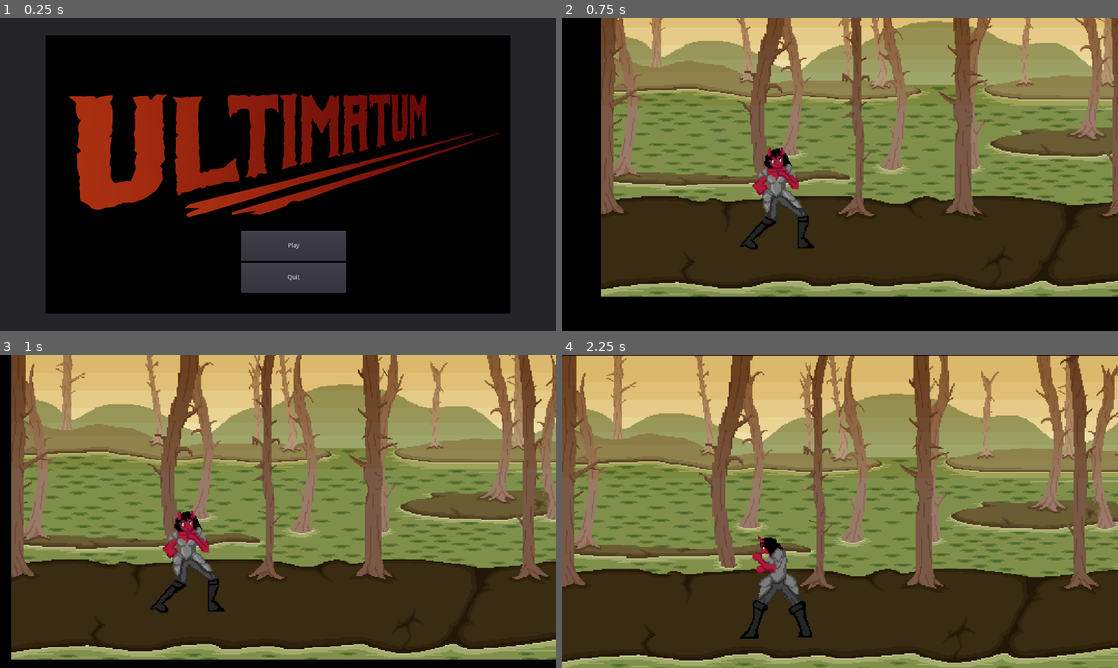
Above: before the commit, frames 1-4 (two rows, left to right).
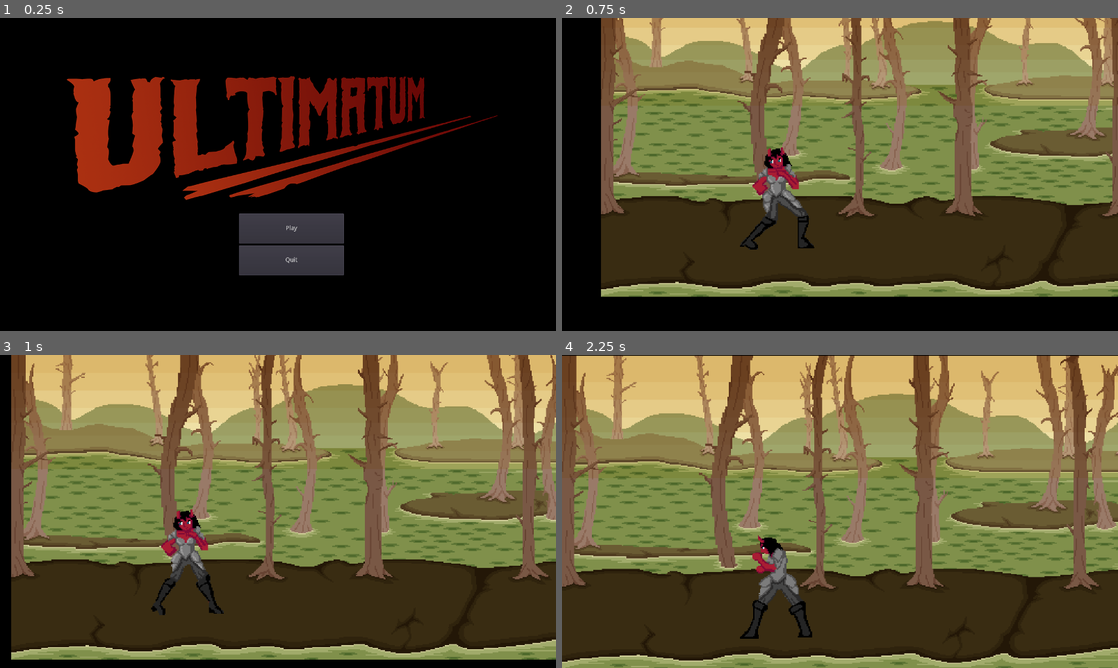
Above: after the commit, the same moments.

Repository: SnapdCC/Ultimatum
Game: Godot game, scene res://Screens/MainScreen.tscn
Two runs of this game, one before a commit and one after it. Both use one fixed random seed, a clock stepped at 60 frames per second and the inputs below.
Inputs:
- Up to frame 1 (0.25 s): no input
- Up to frame 2 (0.75 s): click "Play" at 0.5 s
- Up to frame 3 (1 s): no input
- Up to frame 4 (2.25 s): hold Right (ui_right) 1.28-2.03 s; tap A (punch) at 1.35, 2.1 s; hold Down (ui_down) from 2.03 s (still down)

The runs differ from the first frame. In frame 1, 39% of the frame differs, in the area x 0-100%, y 0-100%; in frame 2, nothing differs; in frame 3, 1.1%; in frame 4, nothing differs.

Commit message:
Idle Animation Tweak

Diff:
--- a/newgame/Player.tscn
+++ b/newgame/Player.tscn
@@ -76,15 +76,15 @@
 
 [sub_resource type="SpriteFrames" id=18]
 animations = [ {
+"frames": [ SubResource( 4 ), SubResource( 5 ), SubResource( 6 ), SubResource( 7 ), SubResource( 8 ), SubResource( 9 ), SubResource( 10 ), SubResource( 11 ) ],
+"loop": true,
+"name": "Walk",
+"speed": 5.0
+}, {
 "frames": [ ExtResource( 2 ) ],
 "loop": true,
 "name": "Idle",
 "speed": 2.5
-}, {
-"frames": [ SubResource( 4 ), SubResource( 5 ), SubResource( 6 ), SubResource( 7 ), SubResource( 8 ), SubResource( 9 ), SubResource( 10 ), SubResource( 11 ) ],
-"loop": true,
-"name": "Walk",
-"speed": 5.0
 }, {
 "frames": [ SubResource( 12 ), SubResource( 13 ), SubResource( 14 ), SubResource( 15 ), SubResource( 16 ), SubResource( 17 ) ],
 "loop": false,
@@ -157,7 +157,7 @@
 }
 
 [sub_resource type="Animation" id=20]
-length = 0.3
+length = 0.4
 loop = true
 tracks/0/type = "value"
 tracks/0/path = NodePath("Sprite:texture")
@@ -178,7 +178,7 @@
 tracks/1/imported = false
 tracks/1/enabled = true
 tracks/1/keys = {
-"times": PoolRealArray( 0, 0.1, 0.2, 0.3 ),
+"times": PoolRealArray( 0, 0.1, 0.2, 0.4 ),
 "transitions": PoolRealArray( 1, 1, 1, 1 ),
 "update": 1,
 "values": [ Rect2( 32, 23, 65, 100 ), Rect2( 189, 25, 67, 97 ), Rect2( 348, 31, 64, 92 ), Rect2( 189, 25, 67, 97 ) ]
@@ -327,9 +327,9 @@
 
 [node name="Sprite" type="Sprite" parent="."]
 position = Vector2( -1, -31 )
-texture = ExtResource( 6 )
+texture = ExtResource( 5 )
 region_enabled = true
-region_rect = Rect2( 482, 37, 63, 97 )
+region_rect = Rect2( 189, 25, 67, 97 )
 
 [node name="HurtArea" type="Area2D" parent="Sprite"]
 position = Vector2( 1, 31 )
--- a/newgame/Screens/MainScreen.tscn
+++ b/newgame/Screens/MainScreen.tscn
@@ -26,7 +26,7 @@
 }
 
 [node name="Viewport" type="Viewport" parent="ViewportContainer"]
-size = Vector2( 1070, 640 )
+size = Vector2( 1280, 720 )
 handle_input_locally = false
 render_target_update_mode = 3
 
@@ -41,28 +41,26 @@
 [node name="Menu" type="VBoxContainer" parent="ViewportContainer"]
 anchor_left = 0.5
 anchor_right = 0.5
-margin_left = -190.0
+margin_left = -90.0
 margin_top = 450.0
-margin_right = 52.0
+margin_right = 152.0
 margin_bottom = 592.0
 __meta__ = {
 "_edit_use_anchors_": false
 }
 
 [node name="PlayButton" parent="ViewportContainer/Menu" instance=ExtResource( 1 )]
-margin_right = 241.0
 
 [node name="QuitButton" parent="ViewportContainer/Menu" instance=ExtResource( 3 )]
 margin_top = 73.0
-margin_right = 241.0
 margin_bottom = 142.0
 
 [node name="LogoResized" type="TextureRect" parent="ViewportContainer"]
 anchor_left = 0.5
 anchor_right = 0.5
-margin_left = -590.0
+margin_left = -490.0
 margin_top = 130.0
-margin_right = 410.0
+margin_right = 510.0
 margin_bottom = 422.0
 texture = ExtResource( 4 )
 stretch_mode = 5
